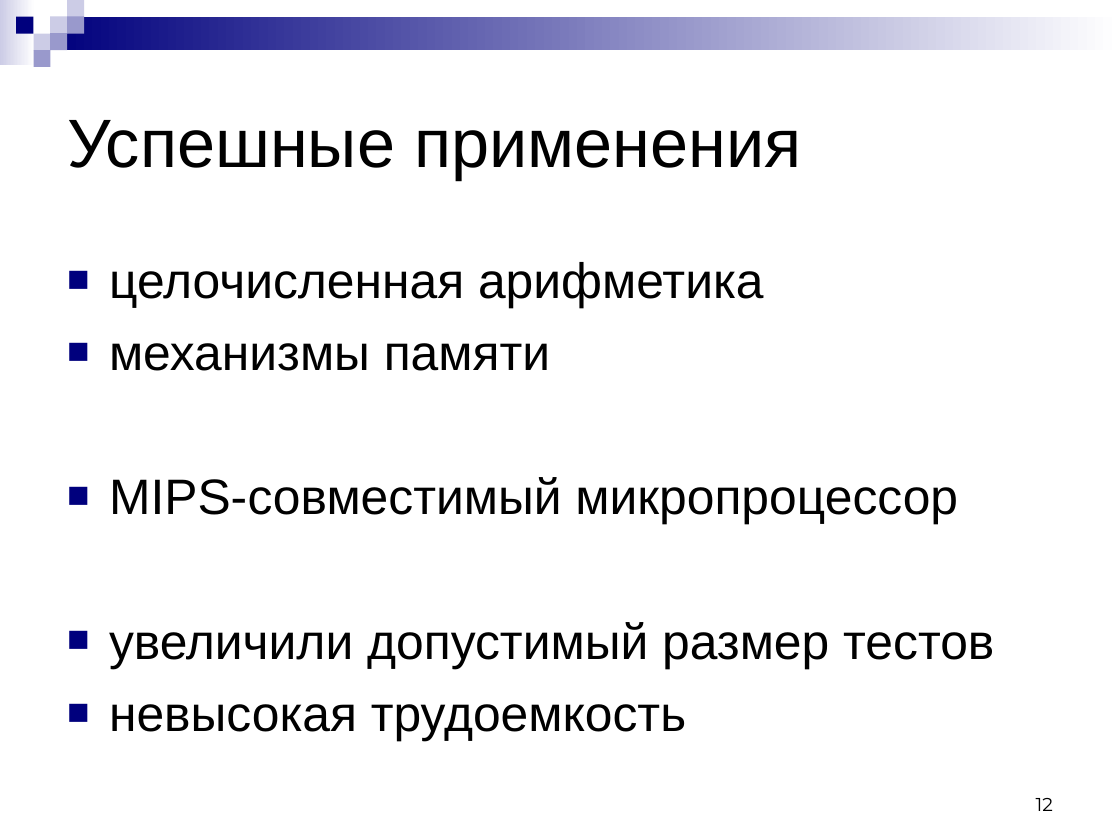
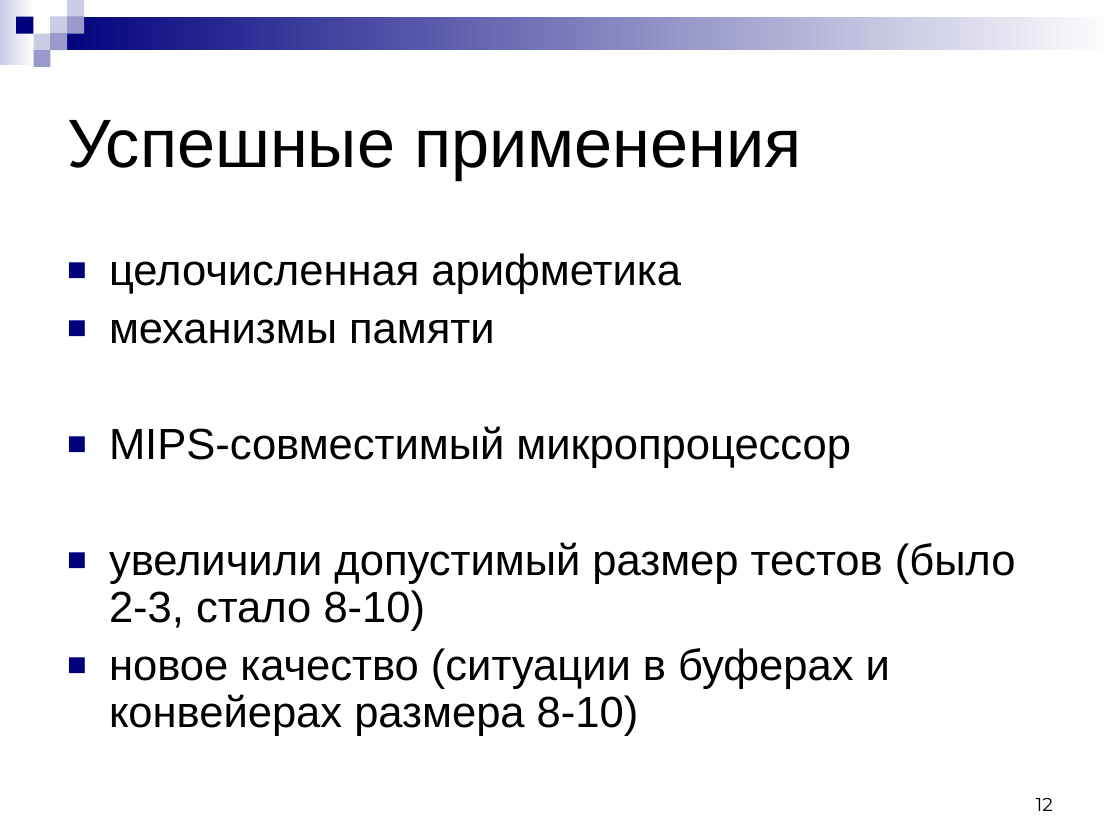
Before and after one commit to kornevgen/tesla-project, a slide deck: slide 12 of papers/LomoRead-2010/lomonosov-talk.ppt. Drawn at 1120x840 pixels with LibreOffice and Linux fonts; fonts in the diff are those of the drawing. Boxes give left, top, right and bottom in pixels: in the first picture for what was removed or moved away, otherwise in the second. Text is boxed around its words. In the diff, an @@ line names an element or a change of style, - is before the commit and + after.

```diff
--- a/papers/LomoRead-2010/lomonosov-talk.ppt
+++ b/papers/LomoRead-2010/lomonosov-talk.ppt
@@ text at <box>109,253,851,468</box>: size 32 to 28 pt in "целочисленная арифметика", "механизмы памяти", "MIPS-совместимый микропроцессор"; line spacing 1 to 0.9; less space between paragraphs @@
@@ text at <box>109,542,1016,736</box>: text changed; size 32 to 28 pt @@
-■ увеличили допустимый размер тестов
-■ невысокая трудоемкость
+■ увеличили допустимый размер тестов (было 2-3, стало 8-10)
+■ новое качество (ситуации в буферах и конвейерах размера 8-10)
```
Also in this commit, not shown: 3 other slides changed, 1 other file.
